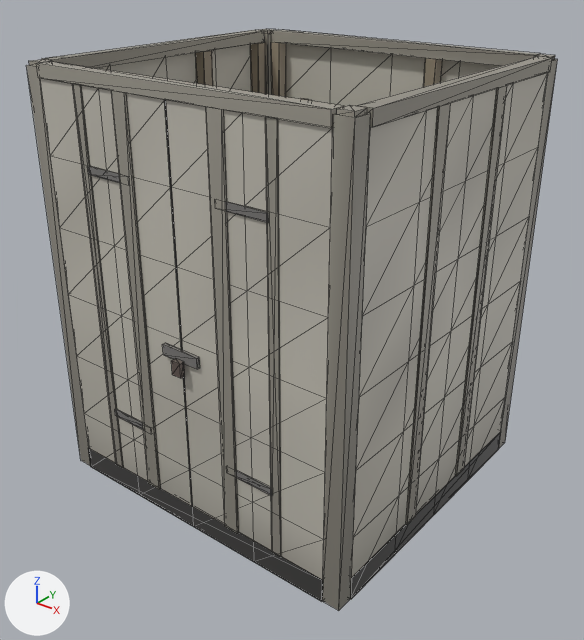
The glTF model assets/models/props/works_hoarding_short.glb, before and after one commit.
The view is the same before and after, from a camera (50 mm lens) standing at (2.65, -3.34, 3.0) and looking at (0.05, -0.09, 0.98). Lighting does not change. The marker at lower left points along +X, +Y and +Z. The picture after the commit comes second. Mesh edges are drawn as thin lines. Vertices at exactly the same position are counted once.

Objects in the first picture: 'works_hoarding_short'.
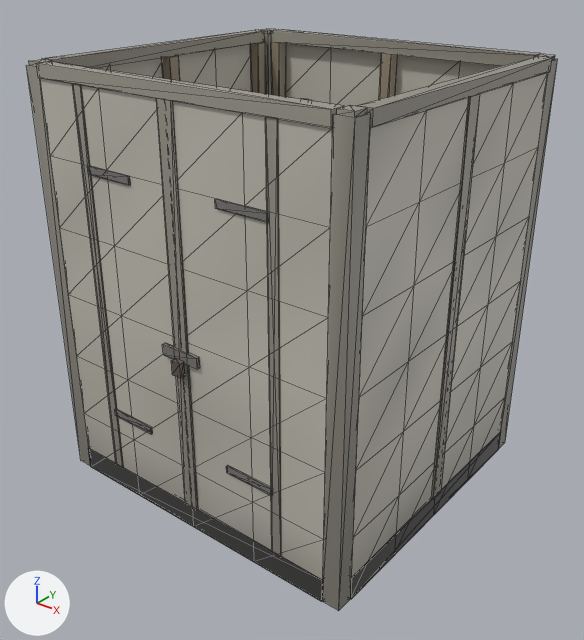
Pixel boxes [x1, y1, x2, y2] of what changed, in the pictures (584 x 640 px; the box of a moved part takes in the faces that stretch with it):
part 1 of me_works_hoarding_short, moved or reshaped: before [111, 91, 161, 489]; after [156, 98, 198, 510]
part 2 of me_works_hoarding_short, moved or reshaped: before [423, 58, 442, 87]; after [379, 54, 398, 99]
part 3 of me_works_hoarding_short, moved or reshaped: before [195, 51, 213, 86]; after [162, 56, 180, 81]
part 4 of me_works_hoarding_short, moved or reshaped: before [406, 103, 451, 525]; after [431, 94, 480, 499]
part 5 of me_works_hoarding_short, deleted: before [455, 86, 507, 476]
part 6 of me_works_hoarding_short, deleted: before [206, 107, 239, 533]

The change, as a list of edits to the scene's bpy script:
```text
Change me_works_hoarding_short:
    used by ob_works_hoarding_short; location = (0.0, 0.0, 0.0)
    remove me_works_hoarding_short.from_pydata(...)  # 796 vertices, 1320 faces; spans x -1.0..1.0, y -0.95..0.95, z 0.0..2.4
    add me_works_hoarding_short.from_pydata(...)  # 764 vertices, 1272 faces; spans x -1.0..1.0, y -0.95..0.95, z 0.0..2.4
    me_works_hoarding_short part 1: the loose piece of 8 vertices spanning x -0.34..-0.25, y -0.91..-0.9, z 0.14..2.33 is moved by (0.3, 0.0, 0.0)
    me_works_hoarding_short part 2: the loose piece of 8 vertices spanning x 0.26..0.33, y 0.85..0.92, z 0.0..2.33 is moved by (-0.3, 0.0, 0.0)
    me_works_hoarding_short part 3: the loose piece of 8 vertices spanning x -0.97..-0.9, y 0.26..0.33, z 0.0..2.33 is moved by (0.0, -0.27, 0.0)
    me_works_hoarding_short part 4: the loose piece of 8 vertices spanning x 0.99..1.0, y -0.3..-0.21, z 0.14..2.33 is moved by (0.0, 0.27, 0.0)
    me_works_hoarding_short part 5: the loose piece of 8 vertices spanning x 0.99..1.0, y 0.25..0.34, z 0.14..2.33 is deleted
    me_works_hoarding_short part 6: the loose piece of 8 vertices spanning x 0.25..0.34, y -0.91..-0.9, z 0.14..2.33 is deleted
    other edits to the shape of me_works_hoarding_short do not show in these pictures
```
